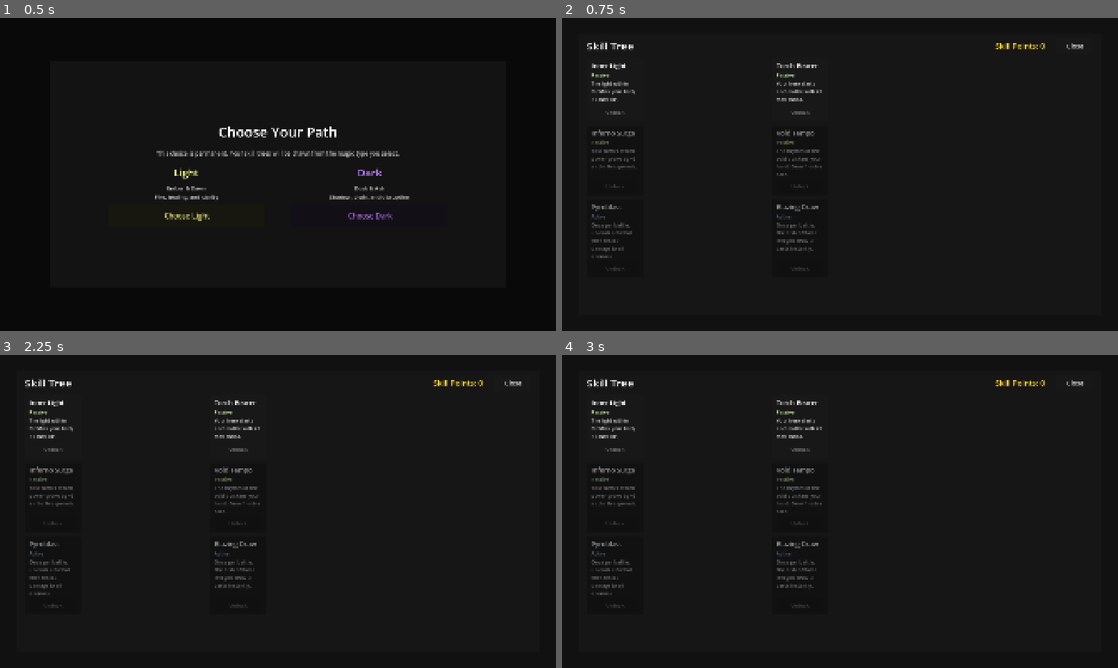
Above: before the commit, frames 1-4 (two rows, left to right).
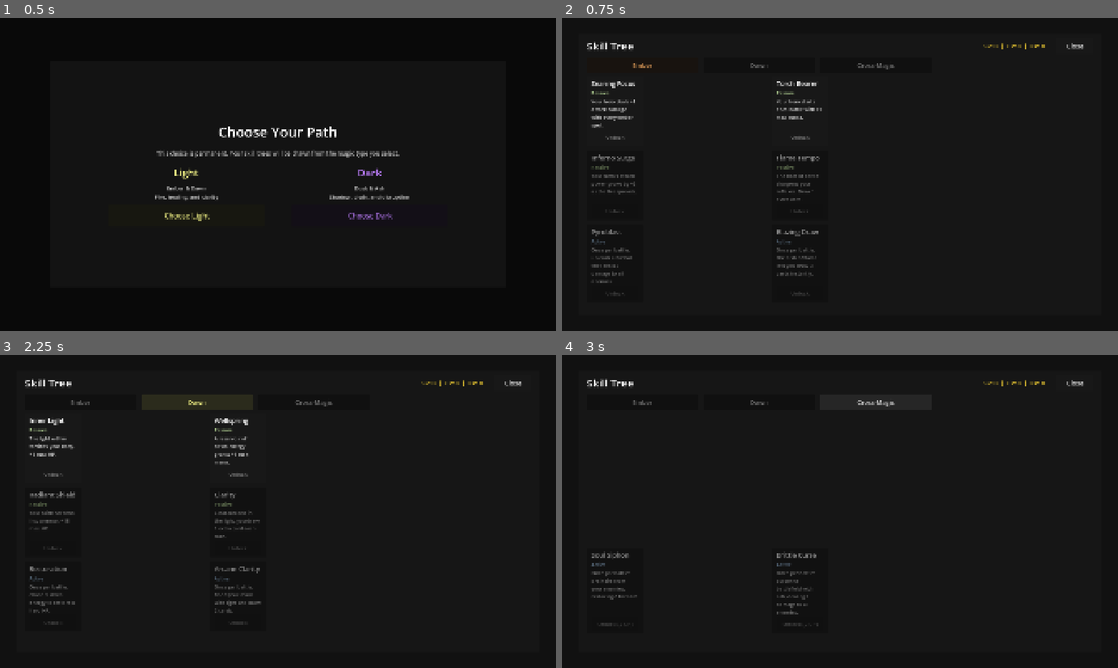
Above: after the commit, the same moments.

Repository: ChrisPauly97/pear-pudding-godot
Game: Godot game, scene res://scenes/ui/SkillTreeScene.tscn
Same seed, same stepped clock (60 frames per second), same inputs: the game is played once before the commit and once after it. This scene is started directly instead of the project's main scene. Sound files missing from this copy of the repository are replaced by a short silence.
Inputs (mouse positions are in pixels of both pictures, inside the frame that each line leads up to):
- Up to frame 1 (0.5 s): no input
- Up to frame 2 (0.75 s): click "Choose Light" at 0.5 s
- Up to frame 3 (2.25 s): click (77, 401) at 1.25 s, where only the run after the commit has a clickable "Ember"; click (194, 401) at 2 s, where only the run after the commit has a clickable "Dawn"
- Up to frame 4 (3 s): click (873, 401) at 2.75 s, where only the run after the commit has a clickable "Cross-Magic"

Frame 1 is identical in both runs. In frame 2, 3.1% of the frame differs, in the area x 5-87%, y 8-89%; in frame 3, 3.0%; in frame 4, 2.4%.

Commit message:
TID-119: SkillTreeScene tab UI with cross-magic tab
- SaveManager: add unlock_cross_skill() spending corruption/redemption points
- SkillTreeScene: 3-tab UI (2 home branches + Cross-Magic); header shows
  SP/CP/RP balances; cross-magic tab filters alt_cost>0 opposing skills,
  skips prereqs, shows currency cost in unlock button

https://claude.ai/code/session_017tQYFkW8Henvqgf6mwsu7t

Diff:
--- a/autoloads/SaveManager.gd
+++ b/autoloads/SaveManager.gd
@@ -739,6 +739,20 @@
 	skill_points = max(0, skill_points - 1)
 	_dirty = true
 
+func unlock_cross_skill(id: String, cost: int, currency: String) -> void:
+	if unlocked_skills.has(id):
+		return
+	if currency == "corruption":
+		if corruption_points < cost:
+			return
+		corruption_points -= cost
+	else:
+		if redemption_points < cost:
+			return
+		redemption_points -= cost
+	unlocked_skills.append(id)
+	_dirty = true
+
 func add_xp(amount: int) -> void:
 	xp += amount
 	var new_level: int = _compute_level(xp)
--- a/scenes/ui/SkillTreeScene.gd
+++ b/scenes/ui/SkillTreeScene.gd
@@ -9,6 +9,8 @@
 var _vw: float = 0.0
 var _points_label: Label
 var _grid: GridContainer
+var _active_tab: int = 0
+var _tab_buttons: Array[Button] = []
 
 const _ROWS: int = 3
 const _COLS: int = 5
@@ -120,17 +122,57 @@
 
 func _on_magic_chosen(choice: String) -> void:
 	SceneManager.save_manager.set_magic_type(choice)
+	_active_tab = 0
+	_tab_buttons.clear()
 	for child in get_children():
 		child.queue_free()
 	_build_ui()
 	_refresh()
 
 # -------------------------------------------------------------------------
-# Helpers (used by both this task and TID-119 tab UI)
+# Helpers
 # -------------------------------------------------------------------------
 
 func _opposing_magic(mt: String) -> String:
 	return "dark" if mt == "light" else "light"
+
+func _branch_for_tab(tab: int) -> String:
+	if tab == 2:
+		return ""
+	var mt: String = SceneManager.save_manager.magic_type
+	var branches: Array = MAGIC_BRANCHES[mt]
+	if tab < branches.size():
+		return str(branches[tab])
+	return ""
+
+func _tab_label(tab: int) -> String:
+	if tab == 2:
+		return "Cross-Magic"
+	return _branch_for_tab(tab).capitalize()
+
+func _tab_color(tab: int) -> Color:
+	if tab == 2:
+		return Color(0.85, 0.85, 0.85)
+	match _branch_for_tab(tab):
+		"ember": return Color(1.0, 0.7, 0.4)
+		"dawn":  return Color(1.0, 1.0, 0.55)
+		"dusk":  return Color(0.7, 0.5, 1.0)
+		"ash":   return Color(0.65, 0.65, 0.65)
+	return Color.WHITE
+
+func _cross_magic_ids() -> Array[String]:
+	var opposing: String = _opposing_magic(SceneManager.save_manager.magic_type)
+	var opp_branches: Array = MAGIC_BRANCHES[opposing]
+	var result: Array[String] = []
+	for b in opp_branches:
+		for sid: String in SkillRegistry.get_by_branch(str(b)):
+			var sk: SkillData = SkillRegistry.get_skill(sid)
+			if sk != null and sk.alt_cost > 0:
+				result.append(sid)
+	return result
+
+func _cross_currency() -> String:
+	return "corruption" if SceneManager.save_manager.magic_type == "light" else "redemption"
 
 # -------------------------------------------------------------------------
 # Main skill tree UI
@@ -159,10 +201,10 @@
 	outer.add_child(margin)
 
 	var root_vbox := VBoxContainer.new()
-	root_vbox.add_theme_constant_override("separation", int(_vh * 0.015))
+	root_vbox.add_theme_constant_override("separation", int(_vh * 0.012))
 	margin.add_child(root_vbox)
 
-	# Header
+	# Header row
 	var header := HBoxContainer.new()
 	header.add_theme_constant_override("separation", int(_vw * 0.02))
 	root_vbox.add_child(header)
@@ -174,7 +216,7 @@
 	header.add_child(title_lbl)
 
 	_points_label = Label.new()
-	_points_label.add_theme_font_size_override("font_size", int(_vh * 0.025))
+	_points_label.add_theme_font_size_override("font_size", int(_vh * 0.020))
 	_points_label.modulate = Color(1.0, 0.85, 0.2)
 	header.add_child(_points_label)
 
@@ -185,6 +227,22 @@
 	close_btn.pressed.connect(func() -> void: closed.emit())
 	header.add_child(close_btn)
 
+	# Tab bar
+	var tab_bar := HBoxContainer.new()
+	tab_bar.add_theme_constant_override("separation", int(_vw * 0.01))
+	root_vbox.add_child(tab_bar)
+
+	_tab_buttons.clear()
+	for i in 3:
+		var tb := Button.new()
+		tb.text = _tab_label(i)
+		tb.custom_minimum_size = Vector2(_vw * 0.20, _vh * 0.05)
+		tb.add_theme_font_size_override("font_size", int(_vh * 0.021))
+		tb.modulate = _tab_color(i) if i == _active_tab else Color(0.5, 0.5, 0.5)
+		tb.pressed.connect(_set_tab.bind(i))
+		tab_bar.add_child(tb)
+		_tab_buttons.append(tb)
+
 	# Skill grid
 	var scroll := ScrollContainer.new()
 	scroll.size_flags_vertical = Control.SIZE_EXPAND_FILL
@@ -196,15 +254,29 @@
 	_grid.add_theme_constant_override("v_separation", int(_vh * 0.015))
 	scroll.add_child(_grid)
 
+func _set_tab(tab: int) -> void:
+	_active_tab = tab
+	for i in _tab_buttons.size():
+		_tab_buttons[i].modulate = _tab_color(i) if i == _active_tab else Color(0.5, 0.5, 0.5)
+	_refresh()
+
 func _refresh() -> void:
-	_points_label.text = "Skill Points: %d" % SceneManager.save_manager.skill_points
+	var sm := SceneManager.save_manager
+	_points_label.text = "SP: %d  |  CP: %d  |  RP: %d" % [
+		sm.skill_points, sm.corruption_points, sm.redemption_points]
 
 	for child in _grid.get_children():
 		child.queue_free()
 
-	# Build skill lookup by (row, col)
-	var skill_map: Dictionary = {}  # "row,col" -> SkillData
-	for sid: String in SkillRegistry.get_all_ids():
+	var is_cross: bool = _active_tab == 2
+	var ids: Array[String]
+	if is_cross:
+		ids = _cross_magic_ids()
+	else:
+		ids = SkillRegistry.get_by_branch(_branch_for_tab(_active_tab))
+
+	var skill_map: Dictionary = {}
+	for sid: String in ids:
 		var sk: SkillData = SkillRegistry.get_skill(sid)
 		if sk != null:
 			skill_map["%d,%d" % [sk.tree_row, sk.tree_col]] = sk
@@ -217,24 +289,29 @@
 			var key: String = "%d,%d" % [r, c]
 			if skill_map.has(key):
 				var sk: SkillData = skill_map[key] as SkillData
-				_grid.add_child(_make_skill_node(sk, node_w, node_h))
+				_grid.add_child(_make_skill_node(sk, node_w, node_h, is_cross))
 			else:
 				var spacer := Control.new()
 				spacer.custom_minimum_size = Vector2(node_w, node_h)
 				_grid.add_child(spacer)
 
-func _make_skill_node(sk: SkillData, w: float, h: float) -> PanelContainer:
+func _make_skill_node(sk: SkillData, w: float, h: float, is_cross: bool = false) -> PanelContainer:
 	var sm := SceneManager.save_manager
 	var is_unlocked: bool = sm.has_skill(sk.id)
-	var prereqs_met: bool = _prerequisites_met(sk.id)
-	var has_points: bool = sm.skill_points > 0
+	var prereqs_met: bool = is_cross or _prerequisites_met(sk.id)
+
+	var currency: String = _cross_currency()
+	var cross_bal: int = sm.corruption_points if currency == "corruption" else sm.redemption_points
+	var can_afford_cross: bool = cross_bal >= sk.alt_cost
 
 	var panel := PanelContainer.new()
 	panel.custom_minimum_size = Vector2(w, h)
 
 	if is_unlocked:
 		panel.modulate = Color(0.5, 1.0, 0.55)
-	elif not prereqs_met:
+	elif is_cross and not can_afford_cross:
+		panel.modulate = Color(0.55, 0.55, 0.55)
+	elif not is_cross and not prereqs_met:
 		panel.modulate = Color(0.55, 0.55, 0.55)
 
 	var inner := MarginContainer.new()
@@ -276,11 +353,17 @@
 		vbox.add_child(check_lbl)
 	else:
 		var unlock_btn := Button.new()
-		unlock_btn.text = "Unlock"
 		unlock_btn.custom_minimum_size = Vector2(0, _vh * 0.045)
 		unlock_btn.add_theme_font_size_override("font_size", int(_vh * 0.018))
-		unlock_btn.disabled = not prereqs_met or not has_points
-		unlock_btn.pressed.connect(_on_unlock_pressed.bind(sk.id))
+		if is_cross:
+			var abbr: String = "CP" if currency == "corruption" else "RP"
+			unlock_btn.text = "Unlock (%d %s)" % [sk.alt_cost, abbr]
+			unlock_btn.disabled = not can_afford_cross
+			unlock_btn.pressed.connect(_on_cross_unlock_pressed.bind(sk.id, sk.alt_cost, currency))
+		else:
+			unlock_btn.text = "Unlock"
+			unlock_btn.disabled = not prereqs_met or sm.skill_points <= 0
+			unlock_btn.pressed.connect(_on_unlock_pressed.bind(sk.id))
 		vbox.add_child(unlock_btn)
 
 	return panel
@@ -302,6 +385,10 @@
 	SceneManager.save_manager.unlock_skill(skill_id)
 	_refresh()
 
+func _on_cross_unlock_pressed(skill_id: String, cost: int, currency: String) -> void:
+	SceneManager.save_manager.unlock_cross_skill(skill_id, cost, currency)
+	_refresh()
+
 func _unhandled_input(event: InputEvent) -> void:
 	if event.is_action_pressed("skill_tree") or event.is_action_pressed("ui_cancel"):
 		closed.emit()
Not shown, changed: tasks/goals/GID-031--multiple-skill-trees/TID-119--skill-tree-scene-ui.md
Not shown, changed: tasks/goals/GID-031--multiple-skill-trees/goal.md
Not shown, changed: tasks/index.md
